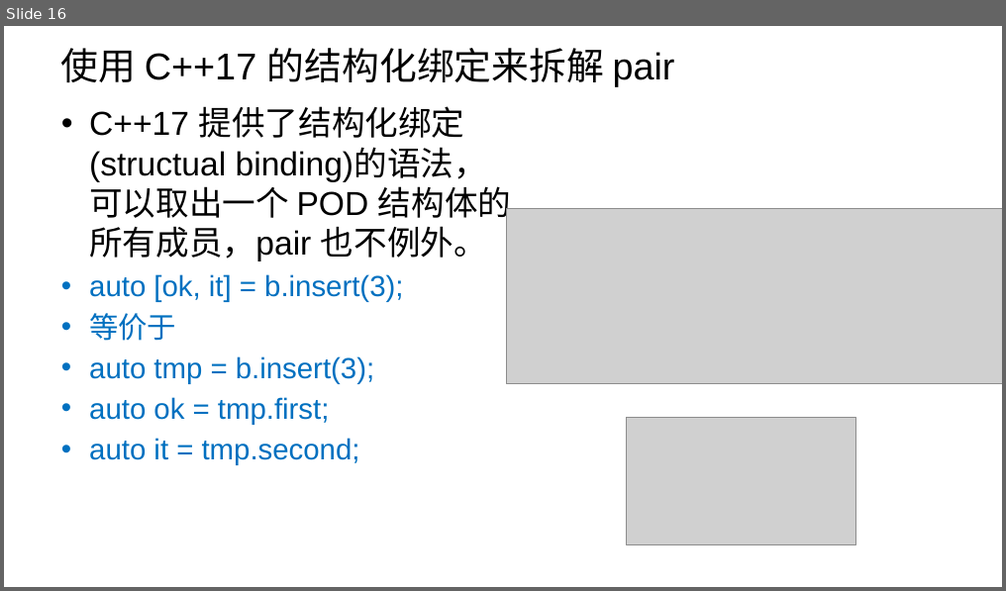
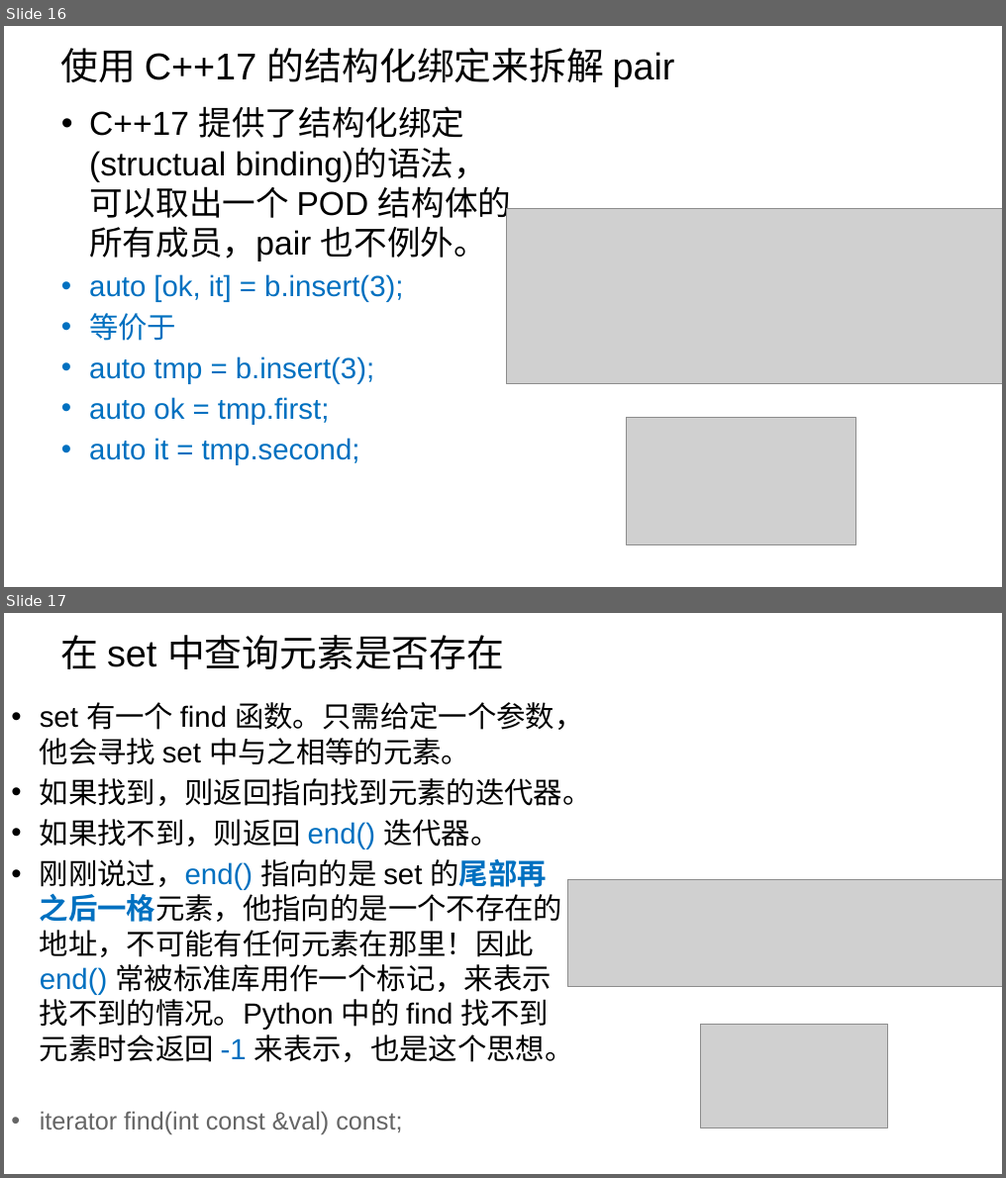
Before and after one commit to parallel101/course, a slide deck: 14/slides.pptx. Shown one above the other, each under a label of ours: slide 16 before the commit, slides 16 and 17 after it. The pictures are 1006x591 and 1006x1178 pixels, drawn with LibreOffice and Linux fonts; fonts in the diff are those of the drawing; grey boxes stand for pictures; background and template pictures are left out. Boxes give left, top, right and bottom in pixels: in the first picture for what was removed or moved away, otherwise in the second. Text is boxed around its words. In the diff, an @@ line names an element or a change of style, - is before the commit and + after.

```diff
--- a/14/slides.pptx
+++ b/14/slides.pptx
@@ slide 17 added at box(4, 613, 1002, 1174), background picture (left out) @@
@@ title added at box(61, 635, 504, 669), 36 pt, text #000000 @@
+在 set 中查询元素是否存在
@@ text added at box(40, 702, 592, 1135), 28 pt, text #000000 @@
+• set 有一个 find 函数。只需给定一个参数，他会寻找 set 中与之相等的元素。
+• 如果找到，则返回指向找到元素的迭代器。
+• 如果找不到，则返回 end() 迭代器。
+• 刚刚说过，end() 指向的是 set 的尾部再之后一格元素，他指向的是一个不存在的地址，不可能有任何元素在那里！因此 end() 常被标准库用作一个标记，来表示找不到的情况。Python 中的 find 找不到元素时会返回 -1 来表示，也是这个思想。
+• iterator find(int const &val) const;
@@ picture added at box(567, 880, 1002, 986) @@
@@ picture added at box(700, 1025, 887, 1128) @@
```
Also in this commit, not shown: 2 slides changed, 21 other slides added, 12 other files.
